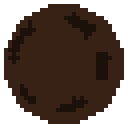
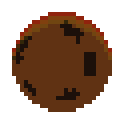
The second 128x128 image is a revision of the first. Changes to its layers:
added layer "Layer 4" above "Layer 1" over 12, 12, 112, 60
painted on "Layer 1" over 8, 12, 112, 112
added layer "Layer 3" above "Layer 2" over 12, 12, 112, 112
hid "Layer 2", painted on it over 4, 4, 124, 124
